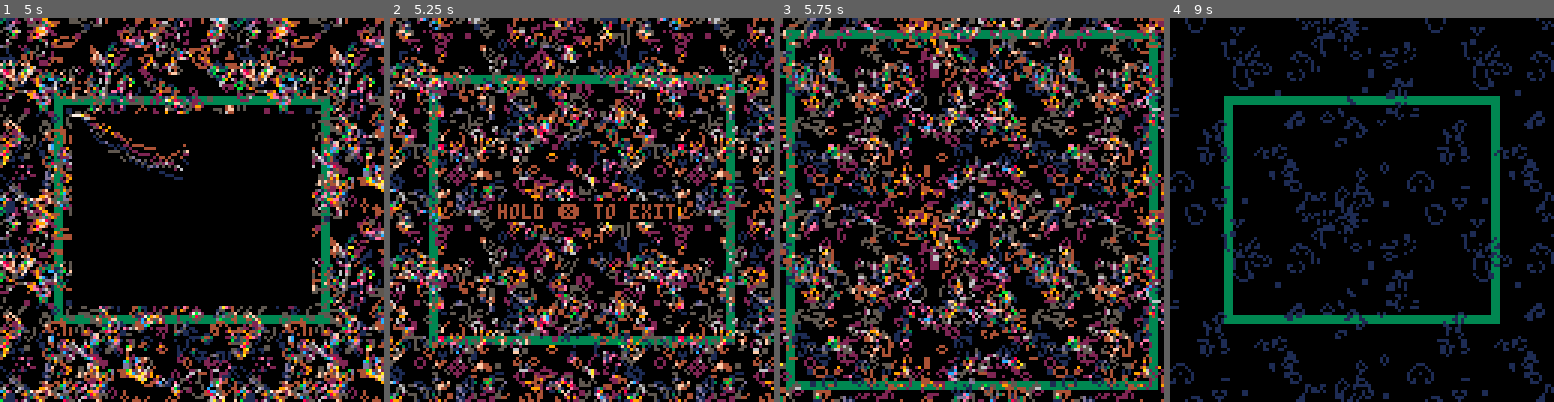
Above: before the commit, frames 1-4 (left to right).
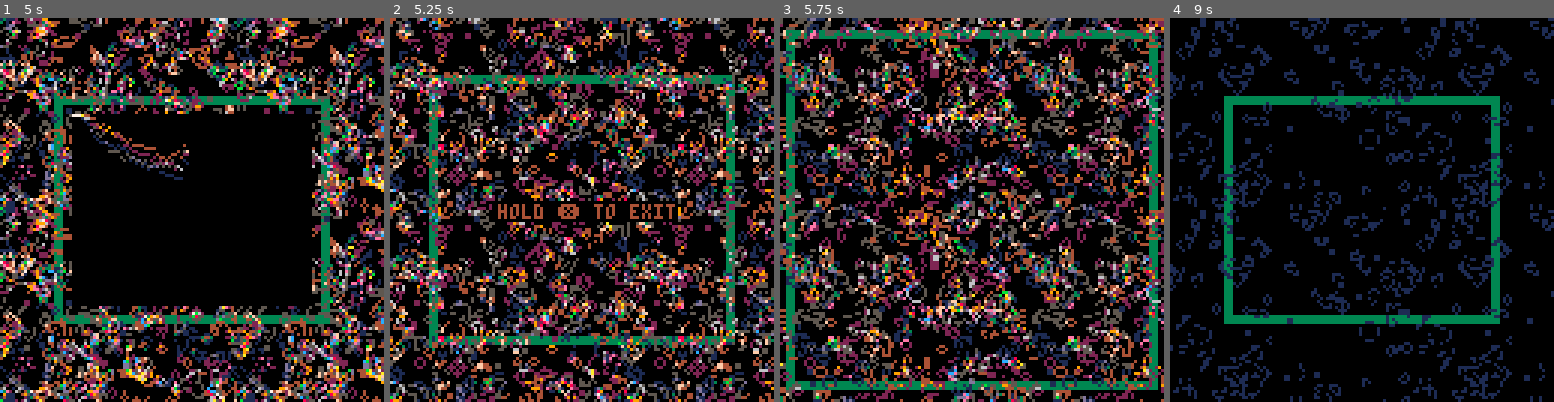
Above: after the commit, the same moments.

Repository: erwinbonsma/PicoGarden
Game: PICO-8 cartridge picogarden.p8
Same seed, same stepped clock (60 frames per second), same inputs: the game is played once before the commit and once after it.
Inputs:
- Up to frame 1 (5 s): tap X (X key) at 0.33, 1.07, 1.85, 2.97, 4.08 s; tap O (Z key) at 0.7, 1.7, 2.1, 2.5, 2.9, 3.3, 3.7, 4.1, 4.5, 4.9 s; hold Right 1.6-2.1 s; hold Up 2.15-2.42 s; hold Right 2.47-3.03 s; hold Left 3.08-3.58 s; hold Down 3.63-3.97 s; hold Right 4.02-4.68 s; hold Up from 4.73 s (still down)
- Up to frame 2 (5.25 s): release Up at 5.03 s; hold Left from 5.08 s (still down); tap X (X key) at 5.2 s
- Up to frame 3 (5.75 s): tap O (Z key) at 5.3, 5.7 s; release Left at 5.68 s; hold Down from 5.73 s (still down)
- Up to frame 4 (9 s): release Down at 6.03 s; hold Right 6.08-6.58 s; tap O (Z key) every 0.4 s from 6.1 to 8.9 s; tap X (X key) at 6.32, 7.43, 8.55 s; hold Right 6.63-7.13 s; hold Up 7.18-7.45 s; hold Right 7.5-8.07 s; hold Left 8.12-8.62 s; hold Down from 8.67 s (still down)

Frame 1 is identical in both runs. In frame 2, 0.1% of the frame differs, in the area x 47-52%, y 23-77%; in frame 3, 1.3%; in frame 4, 20%, in the area x 0-100%, y 0-100%.

Commit message:
Only decay and mutate when layer is not lively
Also only generate sfx when layer is visible.

Diff:
--- a/picogarden.p8
+++ b/picogarden.p8
@@ -10,6 +10,8 @@
 mutate_prob=1/512
 history_len=80
 liveliness_limit=50
+liveliness_decay=0.99
+liveliness_inc=100
 max_wait=6
 min_revive_delay=32
 cart_version=2
@@ -735,8 +737,6 @@
 end
 
 function decay:destroy(cas)
- sfx(0)
-
  local ti=self.target_idx
  for i=1,4 do
   if (
@@ -781,6 +781,7 @@
   self.count+=1
   if self.count==num_decay_death_ticks then
    self:destroy(cas)
+   return true
   end
  else
   self.pos=nil
@@ -829,20 +830,20 @@
 
 liveliness_check={}
 
-function liveliness_check:new(
- idx
-)
+function liveliness_check:new()
  local o=setmetatable({},self)
  self.__index=self
 
- o.idx=idx
  o.min=9999
+ o.level=liveliness_inc
 
  return o
 end
 
 function liveliness_check
  :update(num_cells)
+
+ self.level*=liveliness_decay
 
  if num_cells<self.min then
   self.min=num_cells
@@ -850,9 +851,11 @@
  end
 
  if num_cells>
-  self.min+liveliness_limit then
-  sfx(self.idx)
-  self.min=num_cells
+    self.min+liveliness_limit
+ then
+  self.level+=liveliness_inc
+  self.min+=liveliness_limit
+  return true
  end
 end
 
@@ -934,14 +937,6 @@
    0x4400+i*16*64,specs
   )
   gol:randomize()
-  if false then
-   gol:reset()
-   gol:set(1,0)
-   gol:set(2,1)
-   gol:set(0,2)
-   gol:set(1,2)
-   gol:set(2,2)
-  end
 
   add(state.gols,gol)
   add(state.decays,decay:new(i))
@@ -951,7 +946,7 @@
   )
   add(
    state.liveliness_checks,
-   liveliness_check:new(i)
+   liveliness_check:new()
   )
  end
 end
@@ -1056,6 +1051,43 @@
  end
 end
 
+function update_garden()
+ local idx=
+  (state.steps<<16)%history_len
+ local total_cells=0
+ for i,g in pairs(state.gols) do
+  local ncells=
+   state.history:num_cells(i)
+  if ncells>0 then
+   g:step()
+   local check=
+    state.liveliness_checks[i]
+   local visible=(
+    state.viewmode==i or
+    state.viewmode%5==0
+   )
+   if check:update(ncells)
+      and visible
+   then
+    sfx(i)
+   end
+   if check.level<50 then
+    if state.decays[i]:update(
+        state.gols
+       ) and visible
+    then
+     sfx(0)
+    end
+    state.mutators[i]:update(
+     state.gols
+    )
+   end
+  end
+ end
+
+ state.steps+=bit0
+end
+
 function main_draw()
  cls()
 
@@ -1174,26 +1206,7 @@
   end
  end
 
- local idx=
-  (state.steps<<16)%history_len
- local total_cells=0
- for i,g in pairs(state.gols) do
-  local ncells=
-   state.history:num_cells(i)
-  if ncells>0 then
-   g:step()
-   state.liveliness_checks[i]
-    :update(ncells)
-   state.decays[i]:update(
-    state.gols
-   )
-   state.mutators[i]:update(
-    state.gols
-   )
-  end
- end
-
- state.steps+=bit0
+ update_garden()
 
  if state.history:count()==0 then
   gameover()
